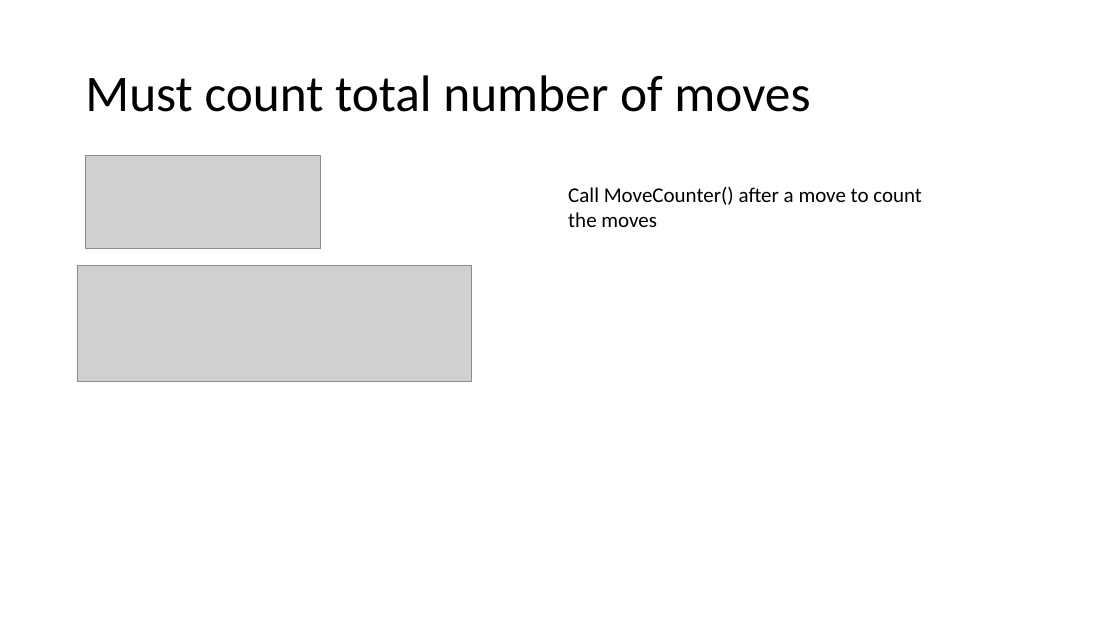
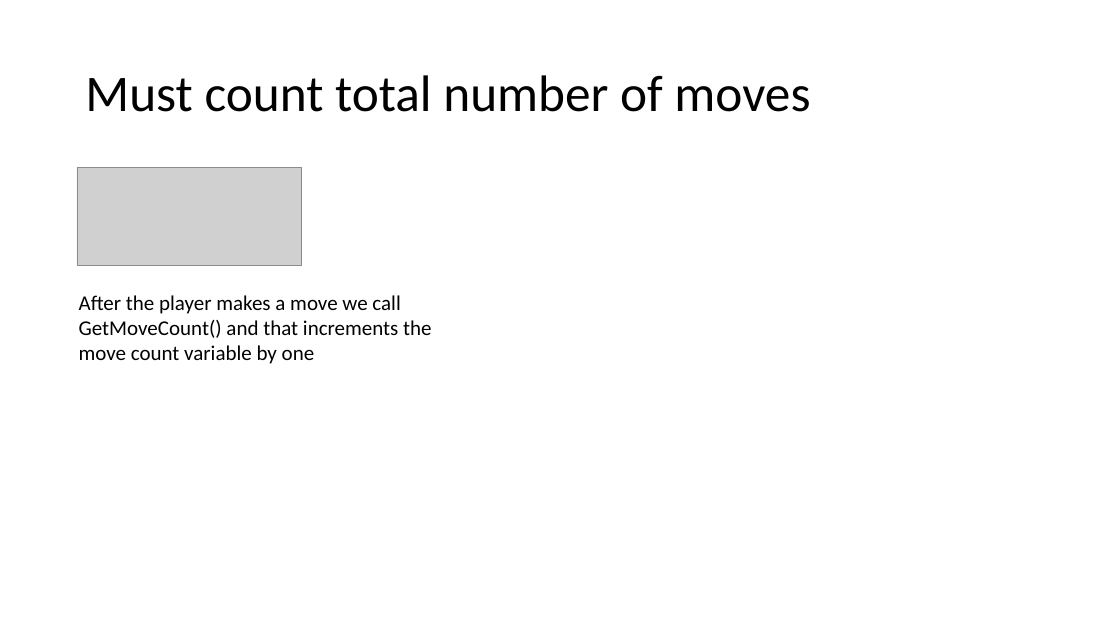
Before and after one commit to KeaganErasmus/BCDE222-C-, a slide deck: slide 18 of Presentation.pptx (slide 17 before the commit). Drawn at 1120x630 pixels with LibreOffice and Linux fonts; fonts in the diff are those of the drawing; grey boxes stand for pictures. Boxes give left, top, right and bottom in pixels: in the first picture for what was removed or moved away, otherwise in the second. Text is boxed around its words. In the diff, an @@ line names an element or a change of style, - is before the commit and + after.

```diff
--- a/Presentation.pptx
+++ b/Presentation.pptx
@@ picture: place and size @@
-picture at bbox=[85, 155, 320, 249]
+picture at bbox=[77, 167, 302, 266]
@@ picture removed at bbox=[77, 266, 472, 381] @@
@@ text at bbox=[79, 295, 431, 364]: text changed @@
-Call MoveCounter() after a move to count the moves
+After the player makes a move we call GetMoveCount() and that increments the move count variable by one
```
Also in this commit, not shown: 11 other slides changed, 3 slides added, 1 slide removed, 19 other files.
